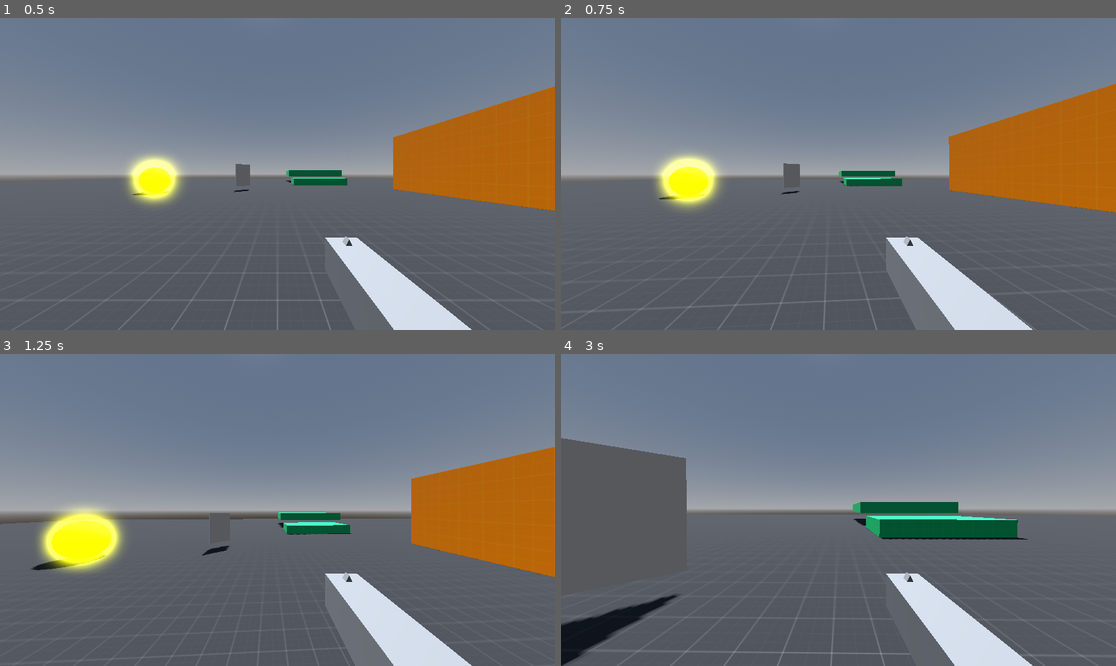
Above: before the commit, frames 1-4 (two rows, left to right).
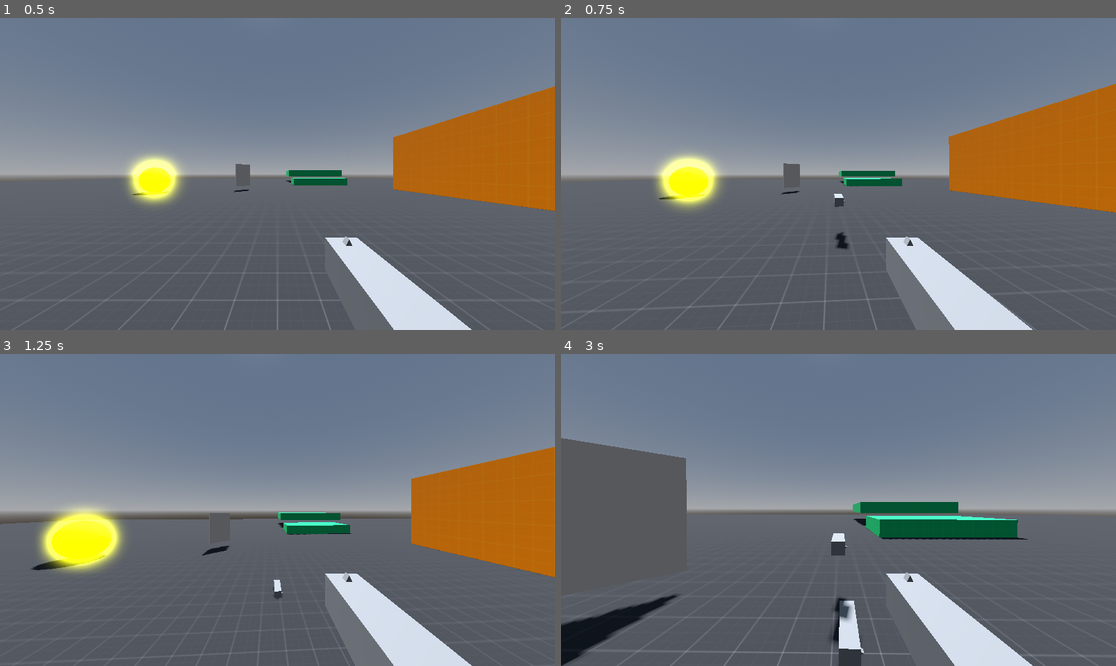
Above: after the commit, the same moments.

Repository: sam0622/fps
Game: Godot game, scene res://src/scenes/levels/testing_ground.tscn
The game is run twice, just before and just after one commit, with the same random seed, the same clock (stepped at 60 frames per second) and the same inputs.
Inputs (mouse positions are in pixels of both pictures, inside the frame that each line leads up to):
- Up to frame 1 (0.5 s): no input
- Up to frame 2 (0.75 s): move the mouse to (866, 174) at 0.52 s; press the mouse at (866, 174) at 0.53 s; hold W (moveUp) from 0.53 s (still down)
- Up to frame 3 (1.25 s): keep holding W (moveUp); tap Space (Jump) at 0.77 s
- Up to frame 4 (3 s): keep holding W (moveUp); move the mouse to (810, 510) at 1.27 s; release the mouse at (810, 510) at 1.28 s; click (810, 510) at 1.35 s; tap Space (Jump) at 1.52 s; move the mouse to (849, 503) at 2.02 s; press the mouse at (849, 503) at 2.03 s; move the mouse to (832, 516) at 2.77 s; release the mouse at (832, 516) at 2.78 s; click (832, 516) at 2.85 s

Frame 1 is identical in both runs. In frame 2, 0.2% of the frame differs, in the area x 49-52%, y 56-75%; in frame 3, less than 0.1%; in frame 4, 1.0%, in the area x 48-55%, y 57-100%.

Commit message:
i have no clue

Diff:
--- a/src/scenes/guns/gun.tscn
+++ b/src/scenes/guns/gun.tscn
@@ -13,6 +13,7 @@
 
 [node name="Gun" type="Node3D"]
 script = ExtResource("1_4oid1")
+ammo = 0
 metadata/_custom_type_script = "uid://hardpka2ghju"
 
 [node name="Cooldown" type="Timer" parent="."]
--- a/src/scenes/guns/thrown_gun.tscn
+++ b/src/scenes/guns/thrown_gun.tscn
@@ -3,6 +3,7 @@
 [ext_resource type="Script" uid="uid://cxjtpy6rrn0fr" path="res://src/scripts/thrown_gun.gd" id="1_t4scm"]
 
 [sub_resource type="PhysicsMaterial" id="PhysicsMaterial_t4scm"]
+bounce = 1.0
 absorbent = true
 
 [sub_resource type="BoxMesh" id="BoxMesh_t4scm"]
@@ -18,6 +19,8 @@
 collision_layer = 2
 collision_mask = 6
 physics_material_override = SubResource("PhysicsMaterial_t4scm")
+contact_monitor = true
+max_contacts_reported = 2
 script = ExtResource("1_t4scm")
 
 [node name="GunModel" type="MeshInstance3D" parent="."]
@@ -29,7 +32,7 @@
 mesh = SubResource("PrismMesh_r6hmx")
 
 [node name="CollisionShape3D" type="CollisionShape3D" parent="."]
-transform = Transform3D(-4.37114e-08, 0, 1, 0, 1, 0, -1, 0, -4.37114e-08, -0.000481844, 0, -0.00664544)
+transform = Transform3D(-4.32743e-08, 0, 0.99, 0, 0.99, 0, -0.99, 0, -4.32743e-08, -0.000481844, 0, -0.00664544)
 shape = SubResource("ConvexPolygonShape3D_jbc8v")
 
 [connection signal="body_entered" from="." to="." method="_on_body_entered"]
--- a/src/scenes/levels/testing_ground.tscn
+++ b/src/scenes/levels/testing_ground.tscn
@@ -41,7 +41,6 @@
 
 [node name="Player" parent="." instance=ExtResource("2_g85ek")]
 transform = Transform3D(1, 0, 0, 0, 1, 0, 0, 0, 1, 0, 2, 0)
-collision_mask = 5
 
 [node name="DirectionalLight3d" type="DirectionalLight3D" parent="."]
 transform = Transform3D(0.966349, 0.250904, -0.0567091, 0.182362, -0.512743, 0.838951, 0.181419, -0.821061, -0.541244, -0.00693703, 59.5145, -109.348)
@@ -76,8 +75,6 @@
 
 [node name="StaticBody3D" parent="." instance=ExtResource("4_qy0nn")]
 transform = Transform3D(0.706106, 0, 0.708106, 0, 1, 0, -0.708106, 0, 0.706106, -3.21148, 1.8627, -14.6721)
-collision_layer = 4
-collision_mask = 7
 
 [node name="Sphere" type="RigidBody3D" parent="."]
 transform = Transform3D(1, 0, 0, 0, 1, 0, 0, 0, 1, -9.69039, 1.91772, -12.564)
--- a/src/scripts/thrown_gun.gd
+++ b/src/scripts/thrown_gun.gd
@@ -13,23 +13,28 @@
 	global_position = player.throw_marker.global_position
 	rotation.z = player.current_gun.rotation.z
 	apply_central_impulse(-player.throw_marker.global_transform.basis.z * forward_velocity)
-	self.angular_velocity = Vector3(10, 0, 0)
+	#angular_velocity = Vector3(10, 10, 10)
+	sleeping = false
 
 
-func _on_body_entered(body: Node) -> void:
-	angular_velocity = Vector3.ZERO
+func _on_body_entered(body: Node3D) -> void:
+	if body is Player or body is ThrownGun:
+		return
+	print("aaaaaaaaaaaa")
 	if active:
+		print(body.to_string())
+		if body.is_in_group("shootable"):
+			body.hit()
 		if body.is_in_group("enemy"):
 			body.hit(damage, GameManager.DamageTypes.BLUNT)
-
 	if bounced:
 			# On second impact kill velocity
 			active = false
 			linear_velocity = Vector3.ZERO
 			angular_velocity = Vector3.ZERO
-			sleeping = true
 			await get_tree().create_timer(10.0).timeout
 			queue_free()
 	else:
 		bounced = true
 		linear_velocity *= 0.7
+		linear_velocity = -linear_velocity
